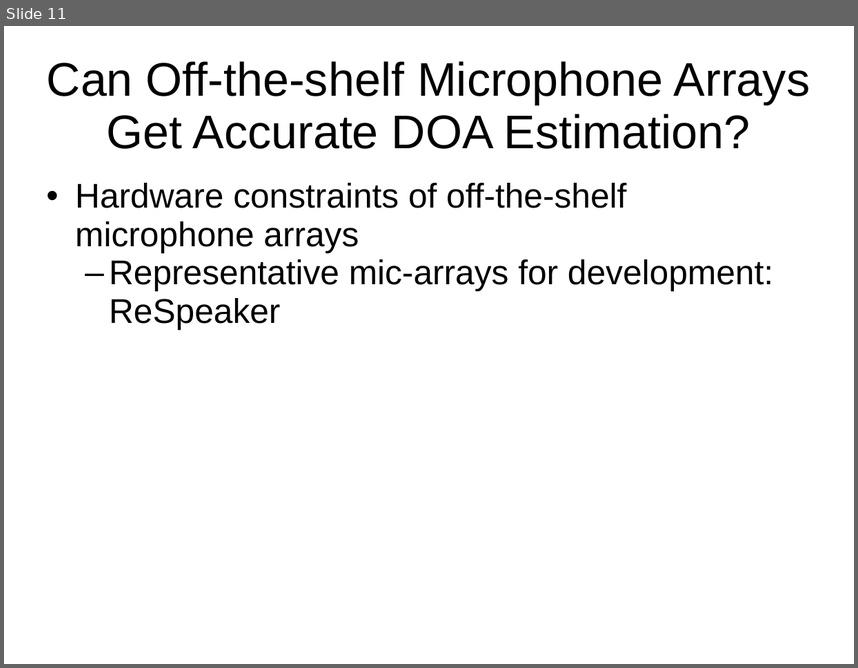
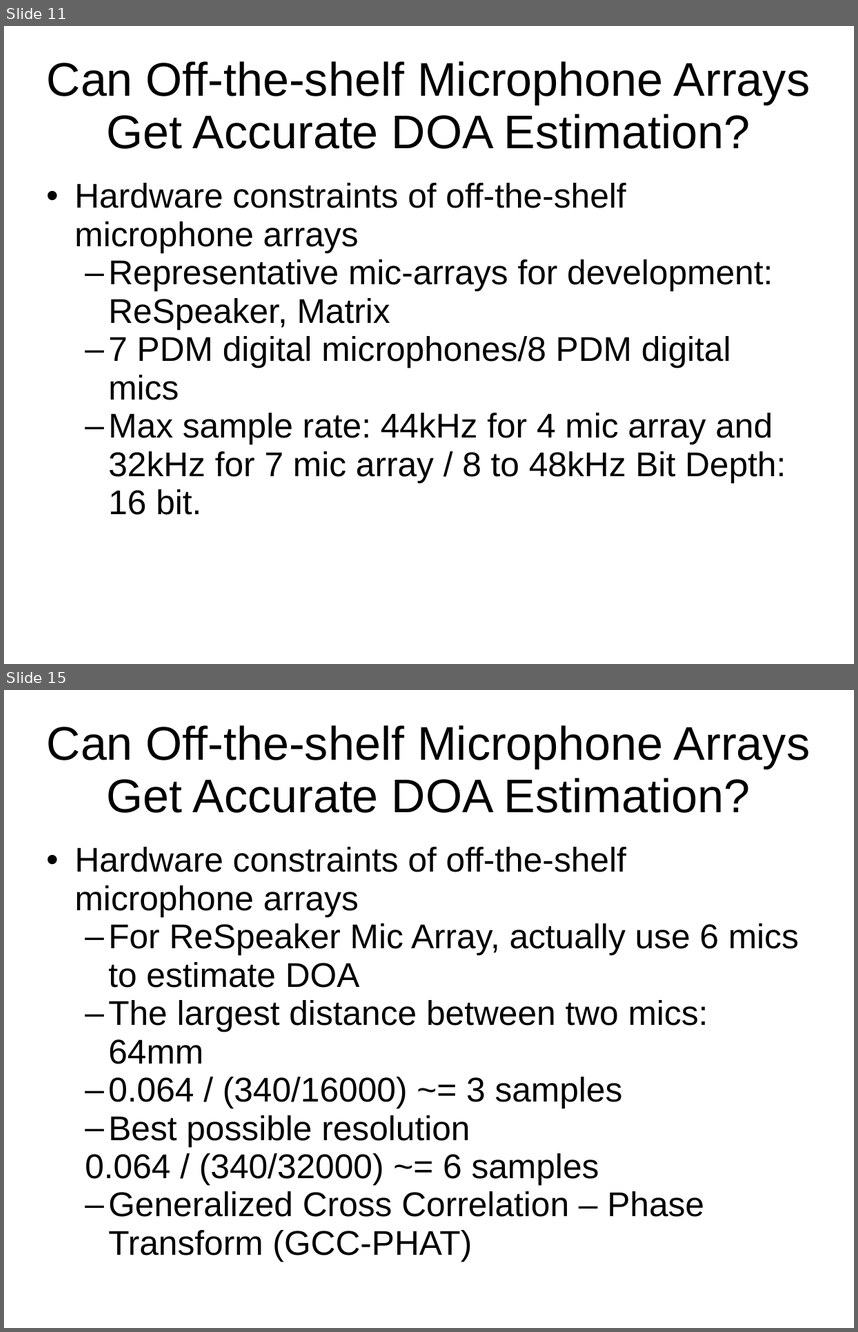
Before and after one commit to HSID/Ubuntu-Desktop, a slide deck: Enhanced-Smart-Home-Assistant.ppt. Shown one above the other, each under a label of ours: slide 11 before the commit, slides 11 and 15 after it; the slides between them are not shown. The pictures are 858x668 and 858x1332 pixels, drawn with LibreOffice and Linux fonts; fonts in the diff are those of the drawing. Boxes give left, top, right and bottom in pixels: in the first picture for what was removed or moved away, otherwise in the second. Text is boxed around its words. In the diff, an @@ line names an element or a change of style, - is before the commit and + after.

Commit message:
Update Tasks, ESHA, KnowledgeBin. Add Understanding_PDM_Digital_Audio

```diff
--- a/Enhanced-Smart-Home-Assistant.ppt
+++ b/Enhanced-Smart-Home-Assistant.ppt
@@ slide 15 added at [4,690,854,1328], background #FFFFFF @@
@@ title added at [47,725,810,813], 44 pt, text #000000 @@
+Can Off-the-shelf Microphone Arrays Get Accurate DOA Estimation?
@@ subtitle added at [75,847,799,1216], 32 pt, text #000000 @@
+• Hardware constraints of off-the-shelf microphone arrays
+  – For ReSpeaker Mic Array, actually use 6 mics to estimate DOA
+  – The largest distance between two mics: 64mm
+  – 0.064 / (340/16000) ~= 3 samples
+  – Best possible resolution
+  0.064 / (340/32000) ~= 6 samples
+  – Generalized Cross Correlation – Phase Transform (GCC-PHAT)
@@ slide 11 changed as well @@
@@ subtitle at [108,259,786,515]: text changed @@
-  – Representative mic-arrays for development: ReSpeaker
+  – Representative mic-arrays for development: ReSpeaker, Matrix
+  – 7 PDM digital microphones/8 PDM digital mics
+  – Max sample rate: 44kHz for 4 mic array and 32kHz for 7 mic array / 8 to 48kHz Bit Depth: 16 bit.
```
Also in this commit, not shown: 16 other slides changed, 7 other slides added, 3 other files.
